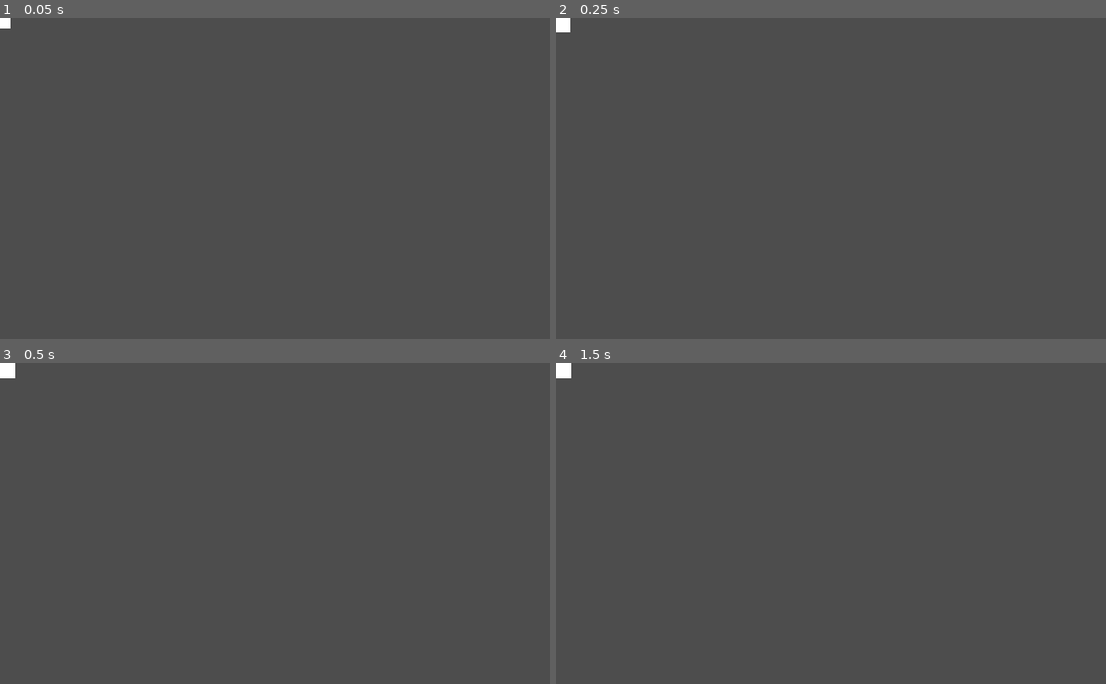
Above: before the commit, frames 1-4 (two rows, left to right).
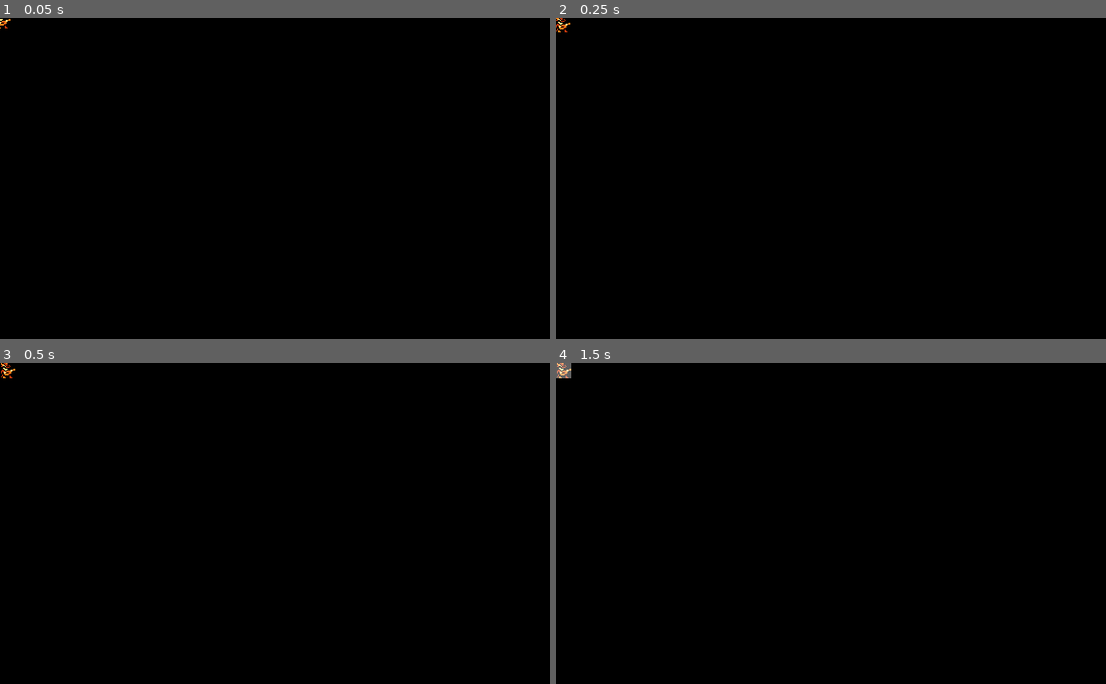
Above: after the commit, the same moments.

Repository: FartFish/BardicInspiration
Game: Godot game, scene res://scenes/playroom.tscn
Same seed, same stepped clock (60 frames per second), same inputs: the game is played once before the commit and once after it. The project has no main scene, so this scene is started directly.
Inputs (mouse positions are in pixels of both pictures, inside the frame that each line leads up to):
- Up to frame 1 (0.05 s): no input
- Up to frame 2 (0.25 s): no input
- Up to frame 3 (0.5 s): no input
- Up to frame 4 (1.5 s): click (561, 369) at 0.52 s; click (561, 369) at 1.27 s

The runs differ from the first frame. In frame 1, 100% of the frame differs, in the area x 0-100%, y 0-100%; in frame 2, 100%; in frame 3, 100%; in frame 4, 100%.

Commit message:
visuals

Diff:
--- a/classes/game_object.gd
+++ b/classes/game_object.gd
@@ -3,6 +3,7 @@
 @export var x:int = 0
 @export var y:int = 0
 
+@export var texture:Texture2D
 
 @export var spells:Array[Spell] = []
 signal spell_cast
--- a/project.godot
+++ b/project.godot
@@ -29,3 +29,5 @@
 
 renderer/rendering_method="gl_compatibility"
 renderer/rendering_method.mobile="gl_compatibility"
+environment/defaults/default_clear_color=Color(0, 0, 0, 1)
+2d/snap/snap_2d_transforms_to_pixel=true
--- a/resources/game_objects/player.tres
+++ b/resources/game_objects/player.tres
@@ -1,10 +1,12 @@
-[gd_resource type="Resource" script_class="GameObject" load_steps=3 format=3 uid="uid://bfwee6qvvpue5"]
+[gd_resource type="Resource" script_class="GameObject" load_steps=4 format=3 uid="uid://bfwee6qvvpue5"]
 
 [ext_resource type="Script" path="res://classes/game_object.gd" id="1_xybth"]
 [ext_resource type="Script" path="res://classes/spell.gd" id="2_pvqa5"]
+[ext_resource type="Texture2D" uid="uid://chi3t4n4b308y" path="res://sprites/units/player.png" id="3_oqc7k"]
 
 [resource]
 script = ExtResource("1_xybth")
 x = 0
 y = 0
+texture = ExtResource("3_oqc7k")
 spells = Array[ExtResource("2_pvqa5")]([])
--- a/scenes/game_object_display.gd
+++ b/scenes/game_object_display.gd
@@ -3,14 +3,17 @@
 @export var game_object:GameObject
 
 var pos_tween_str:float = 8.0
-
+var float_offset = Vector2(0, 0)
 
 
 func _process(delta):
 	if game_object:
+		##Display Follows Unit Position
 		var tile_size = GameManager.displayed_tile_size
 		var targ_pos = Vector2(game_object.as_vector() * tile_size + Vector2i(tile_size / 2, tile_size / 2) )
 		position += (targ_pos - position) * delta * pos_tween_str
 
 		if (targ_pos - position).length() < 0.5:
 			position = targ_pos
+
+		$TextureDisplay.texture = game_object.texture
--- a/scenes/game_object_display.tscn
+++ b/scenes/game_object_display.tscn
@@ -8,7 +8,7 @@
 
 [sub_resource type="GradientTexture2D" id="GradientTexture2D_cba7o"]
 gradient = SubResource("Gradient_165x6")
-width = 16
+width = 48
 height = 16
 
 [node name="GameObjectDisplay" type="Node2D"]
@@ -16,3 +16,4 @@
 
 [node name="TextureDisplay" type="Sprite2D" parent="."]
 texture = SubResource("GradientTexture2D_cba7o")
+hframes = 3
Binary file added: sprites/units/player.png
Not shown, added: sprites/units/player.png.import
